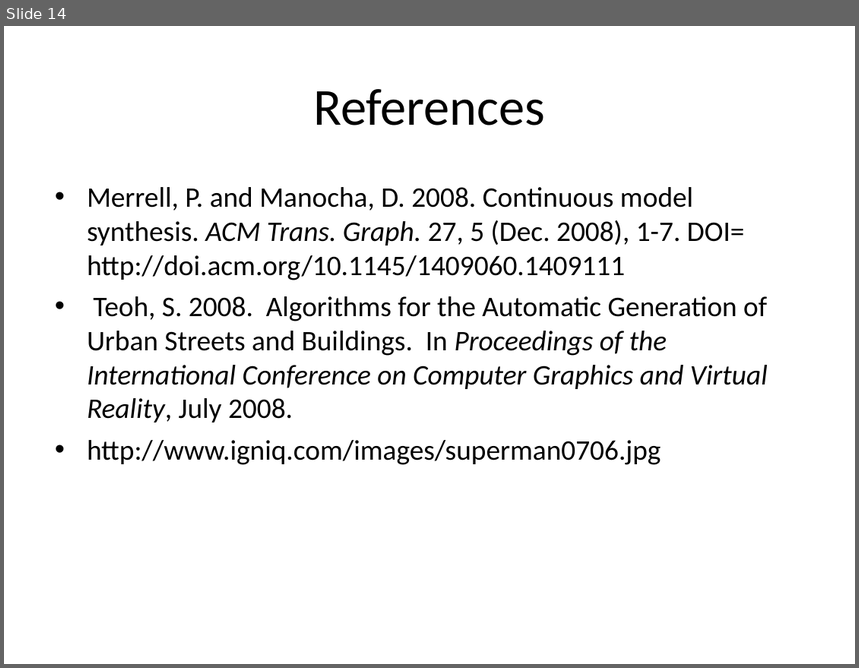
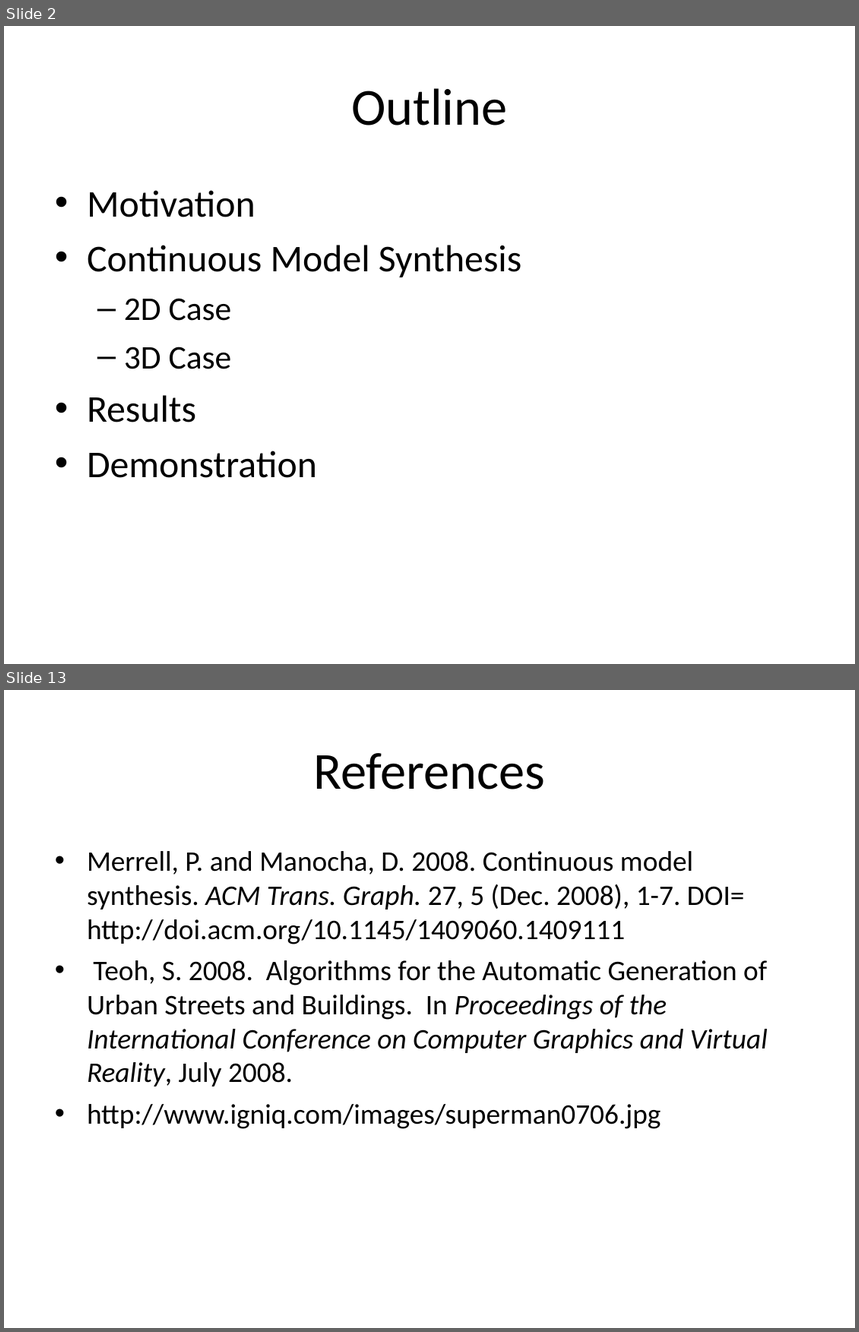
Before and after one commit to reinebold/cs580CMS, a slide deck: Documents/Creating a Procedural City.ppt. Shown one above the other, each under a label of ours: slide 14 before the commit, slides 2 and 13 after it; the slides between them are not shown. The pictures are 859x668 and 859x1332 pixels, drawn with LibreOffice and Linux fonts; fonts in the diff are those of the drawing. Boxes give left, top, right and bottom in pixels: in the first picture for what was removed or moved away, otherwise in the second. Text is boxed around its words. In the diff, an @@ line names an element or a change of style, - is before the commit and + after.

```diff
--- a/Documents/Creating a Procedural City.ppt
+++ b/Documents/Creating a Procedural City.ppt
@@ slide 2 added at [4, 26, 855, 664], background #FFFFFF @@
@@ title added at [351, 88, 507, 126], 44 pt, text #000000 @@
+Outline
@@ text added at [87, 190, 522, 478], 32 pt, text #000000 @@
+• Motivation
+• Continuous Model Synthesis
+  – 2D Case
+  – 3D Case
+• Results
+• Demonstration
@@ what was slide 14 is now slide 13 @@
```
Also in this commit, not shown: 9 slides changed, 4 other slides added, 4 slides removed, 1 other file.
